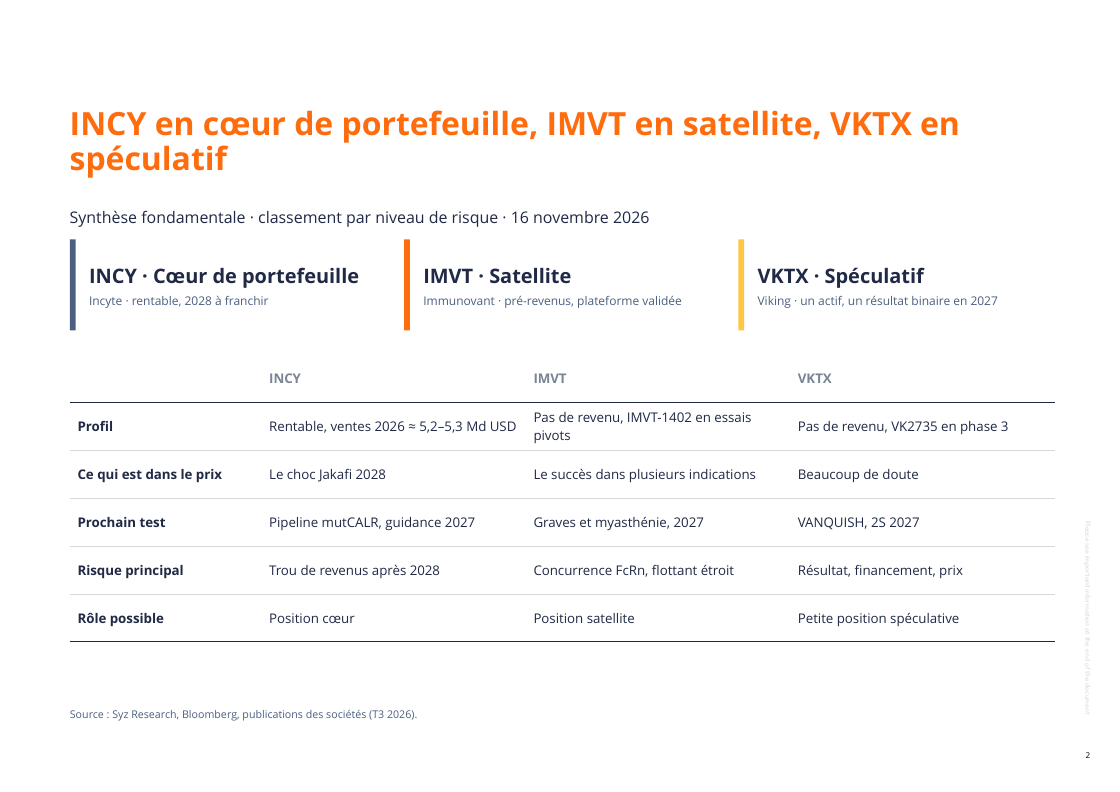
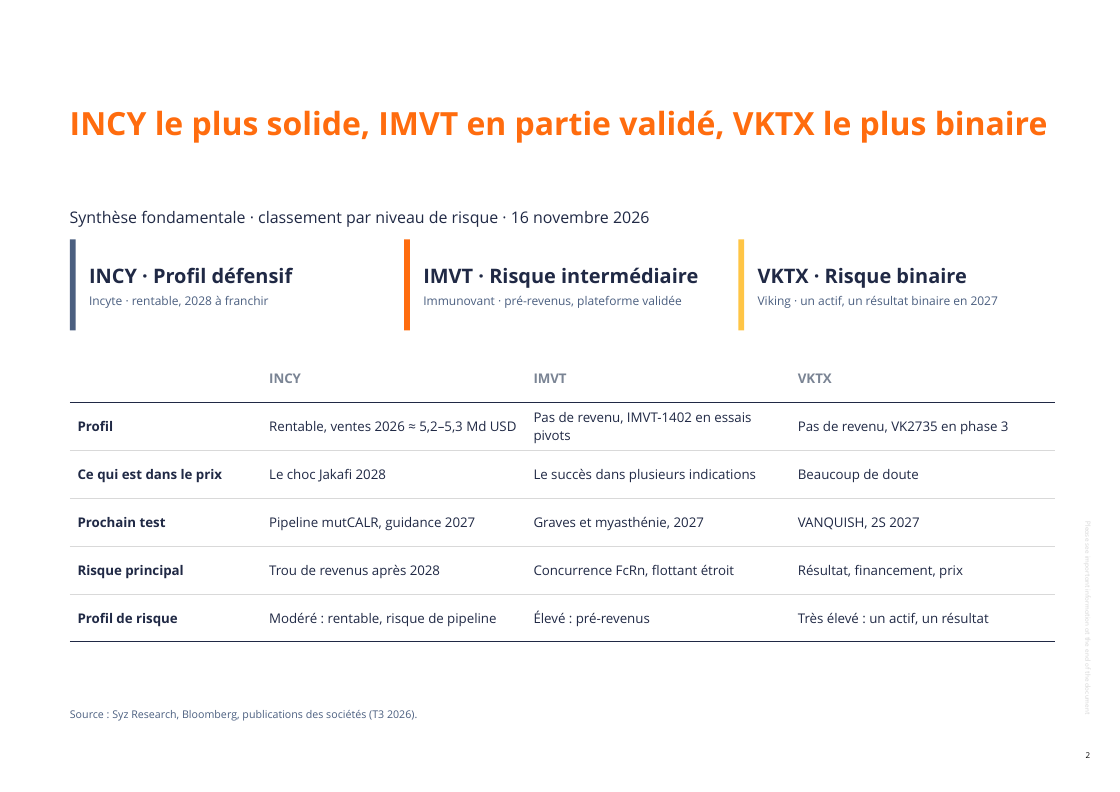
Before and after one commit to jb-db05/adhoc_Equity, a slide deck: slide 2 of notes/2026-11-16-biotech-vktx-imvt-incy/Syz_Biotech_US_lecture_fondamentale_2026-11-16.pptx. Drawn at 1120x792 pixels with LibreOffice and Linux fonts; fonts in the diff are those of the drawing; background and template pictures are left out. Boxes give left, top, right and bottom in pixels: in the first picture for what was removed or moved away, otherwise in the second. Text is boxed around its words. In the diff, an @@ line names an element or a change of style, - is before the commit and + after.

```diff
--- a/notes/2026-11-16-biotech-vktx-imvt-incy/Syz_Biotech_US_lecture_fondamentale_2026-11-16.pptx
+++ b/notes/2026-11-16-biotech-vktx-imvt-incy/Syz_Biotech_US_lecture_fondamentale_2026-11-16.pptx
@@ title at (70,110,1048,143): text changed @@
-INCY en cœur de portefeuille, IMVT en satellite, VKTX en spéculatif
+INCY le plus solide, IMVT en partie validé, VKTX le plus binaire
@@ text at (89,267,293,284): text changed @@
-INCY · Cœur de portefeuille
+INCY · Profil défensif
@@ text at (423,267,698,288): text changed @@
-IMVT · Satellite
+IMVT · Risque intermédiaire
@@ text at (758,268,966,288): text changed @@
-VKTX · Spéculatif
+VKTX · Risque binaire
@@ table at (70,354,1055,642) @@
-row 6: Rôle possible | Position cœur | Position satellite | Petite position spéculative
+row 6: Profil de risque | Modéré : rentable, risque de pipeline | Élevé : pré-revenus | Très élevé : un actif, un résultat
```
Also in this commit, not shown: 5 other slides changed, 9 other files.
